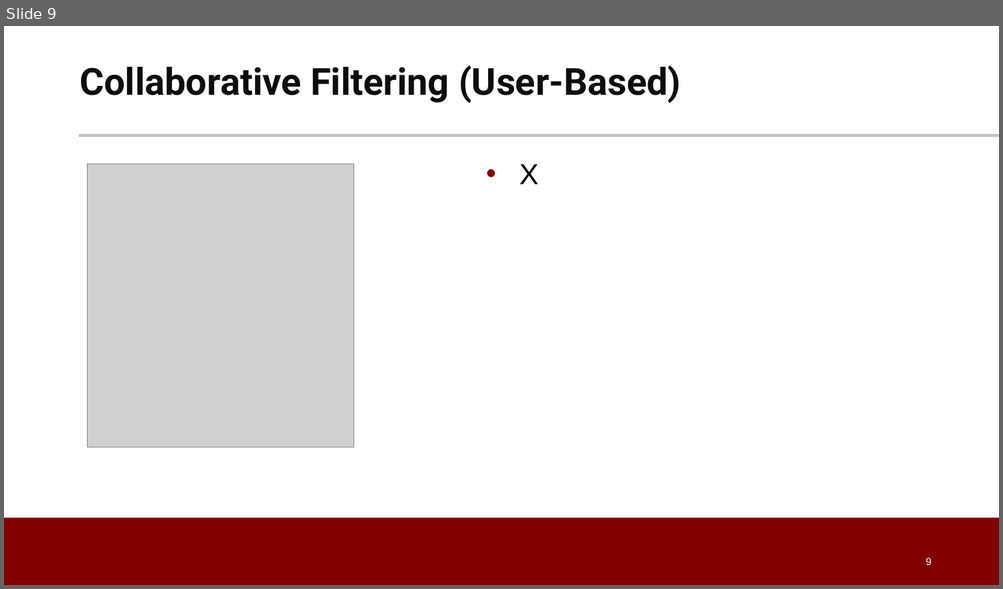
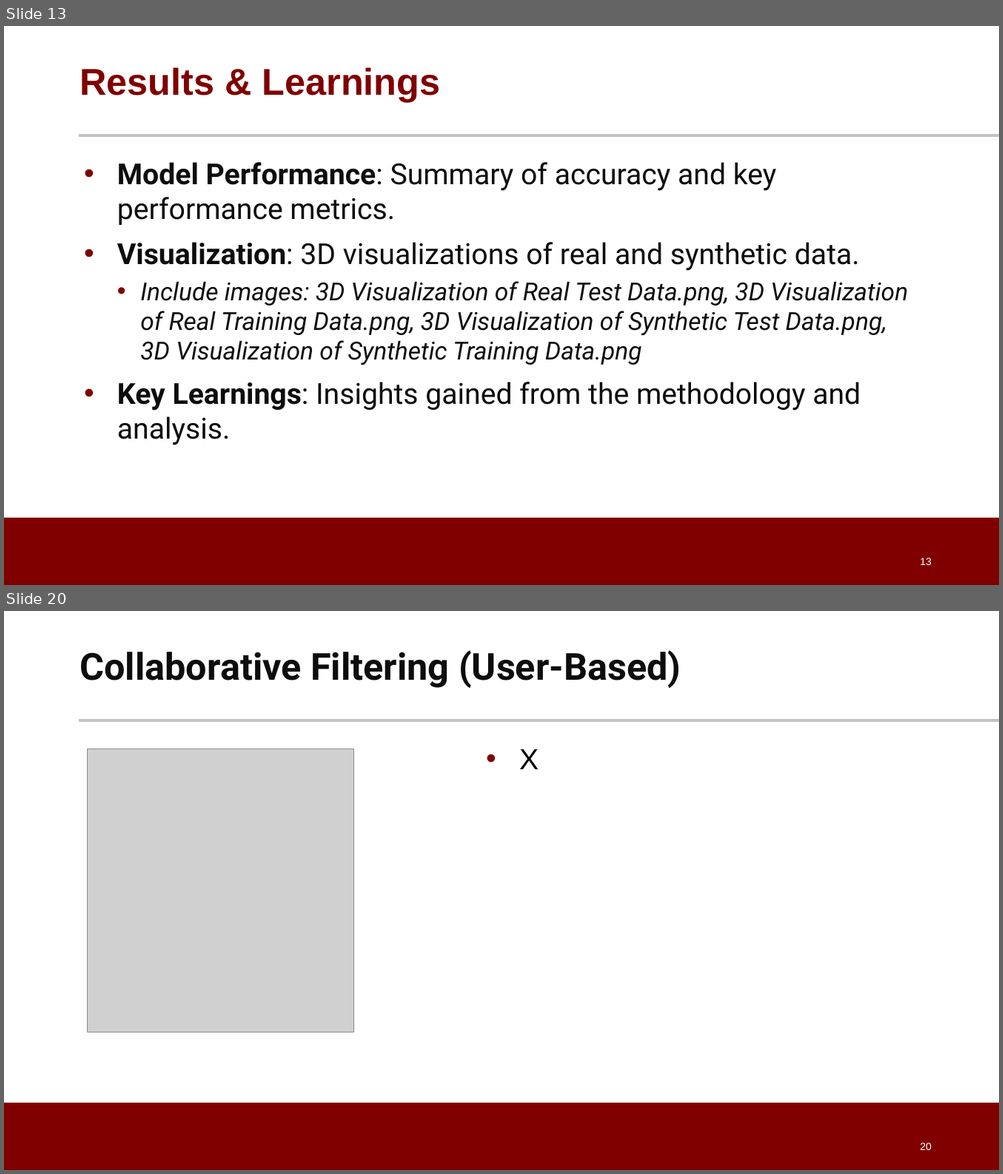
Before and after one commit to dpatel77/CocktailRecommenderSystem, a slide deck: Cocktail_Recommendation_System.pptx. Shown one above the other, each under a label of ours: slide 9 before the commit, slides 13 and 20 after it; the slides between them are not shown. The pictures are 1003x589 and 1003x1174 pixels, drawn with LibreOffice and Linux fonts; fonts in the diff are those of the drawing; grey boxes stand for pictures; background and template pictures are left out. Boxes give left, top, right and bottom in pixels: in the first picture for what was removed or moved away, otherwise in the second. Text is boxed around its words. In the diff, an @@ line names an element or a change of style, - is before the commit and + after.

```diff
--- a/Cocktail_Recommendation_System.pptx
+++ b/Cocktail_Recommendation_System.pptx
@@ slide 13 added at (x1=4, y1=26, x2=999, y2=585), background #FFFFFF; not listed: 2 template elements that a slide beside it also shows @@
@@ title added at (x1=79, y1=67, x2=441, y2=102), 36 pt, text #800000, bold @@
+Results & Learnings
@@ text added at (x1=117, y1=162, x2=908, y2=446), 28 pt, text #0D0D0D @@
+• Model Performance: Summary of accuracy and key performance metrics.
+• Visualization: 3D visualizations of real and synthetic data.
+  • Include images: 3D Visualization of Real Test Data.png, 3D Visualization of Real Training Data.png, 3D Visualization of Synthetic Test Data.png, 3D Visualization of Synthetic Training Data.png
+• Key Learnings: Insights gained from the methodology and analysis.
@@ page number added at (x1=919, y1=558, x2=931, y2=565), 10 pt, text #FFFFFF @@
+13
@@ what was slide 9 is now slide 20 @@
@@ page number at (x1=919, y1=1143, x2=931, y2=1150): text changed @@
-9
+20
```
Also in this commit, not shown: 7 slides changed, 11 other slides added, 1 slide removed.
